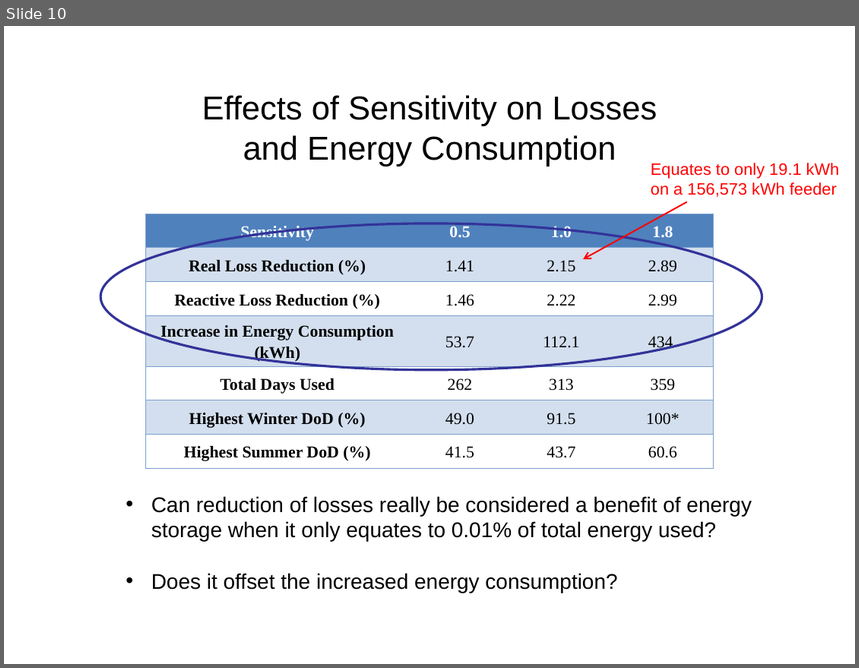
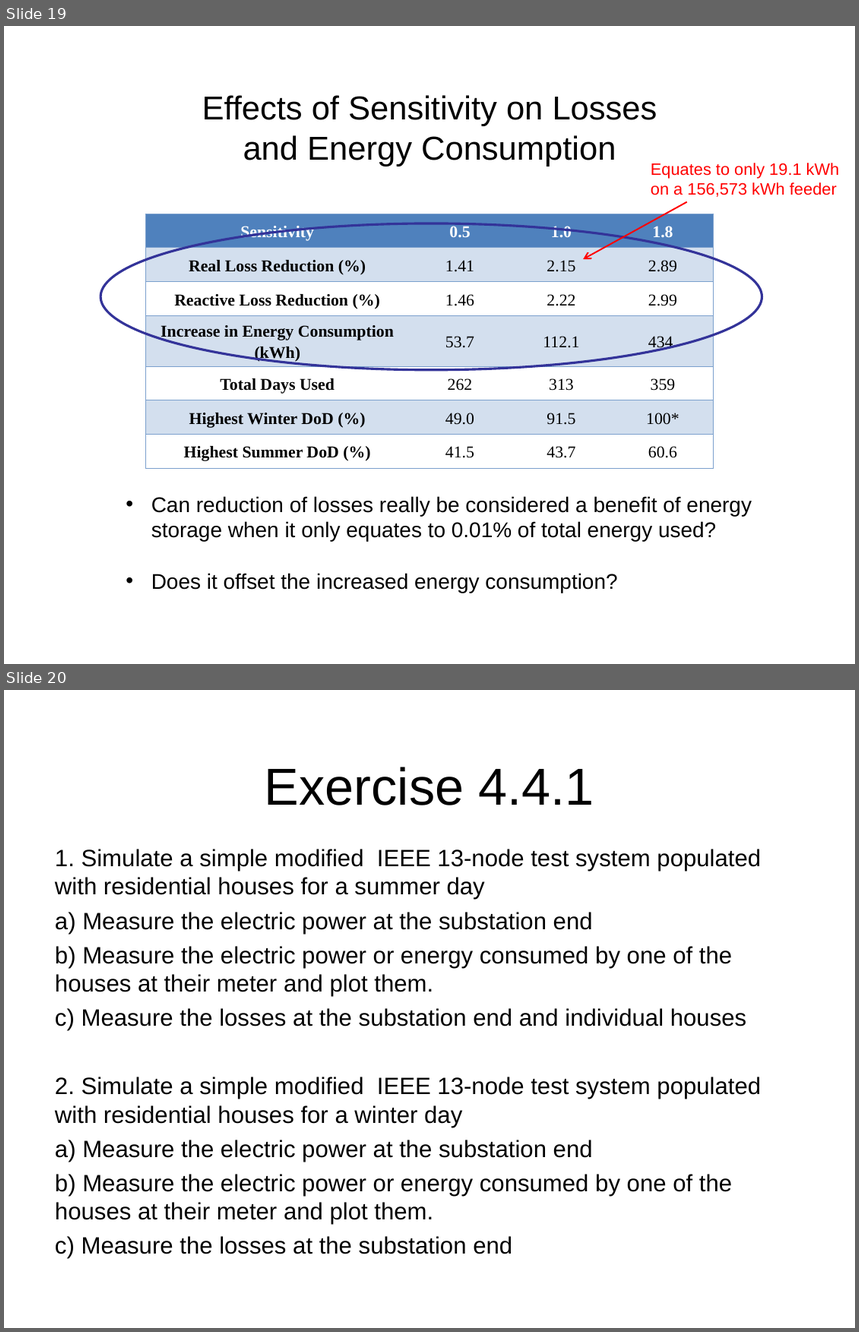
Before and after one commit to gridlab-d/course, a slide deck: ThreeDayCourse_v22/Day2/4.4 - Generator Module.ppt. Shown one above the other, each under a label of ours: slide 10 before the commit, slides 19 and 20 after it. The pictures are 859x668 and 859x1332 pixels, drawn with LibreOffice and Linux fonts; fonts in the diff are those of the drawing; background and template pictures are left out. Boxes give left, top, right and bottom in pixels: in the first picture for what was removed or moved away, otherwise in the second. Text is boxed around its words. In the diff, an @@ line names an element or a change of style, - is before the commit and + after.

```diff
--- a/ThreeDayCourse_v22/Day2/4.4 - Generator Module.ppt
+++ b/ThreeDayCourse_v22/Day2/4.4 - Generator Module.ppt
@@ slide 20 added at (4, 690, 855, 1328), background picture (left out) @@
@@ title added at (265, 767, 594, 806), 44 pt, text #000000 @@
+Exercise 4.4.1
@@ text added at (55, 849, 761, 1259), 20 pt, text #000000 @@
+1. Simulate a simple modified IEEE 13-node test system populated with residential houses for a summer day
+a) Measure the electric power at the substation end
+b) Measure the electric power or energy consumed by one of the houses at their meter and plot them.
+c) Measure the losses at the substation end and individual houses
+2. Simulate a simple modified IEEE 13-node test system populated with residential houses for a winter day
+a) Measure the electric power at the substation end
+b) Measure the electric power or energy consumed by one of the houses at their meter and plot them.
+c) Measure the losses at the substation end
@@ what was slide 10 is now slide 19 @@
```
Also in this commit, not shown: 3 slides changed, 13 other slides added, 3 slides removed.
